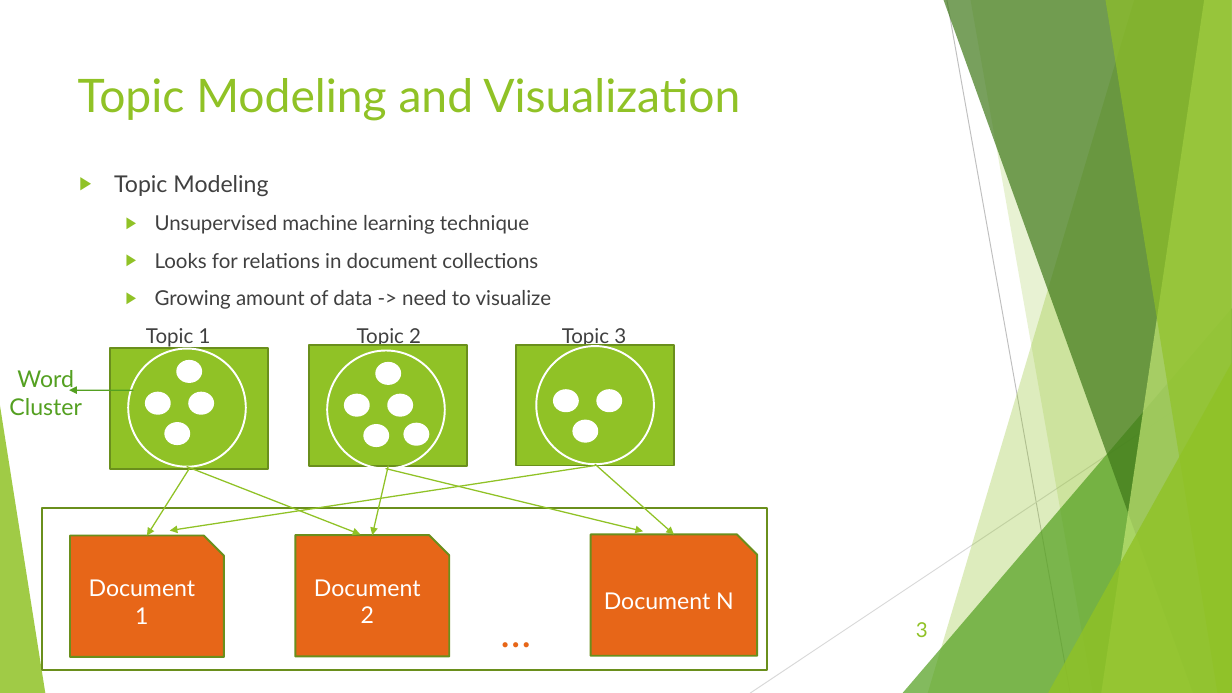
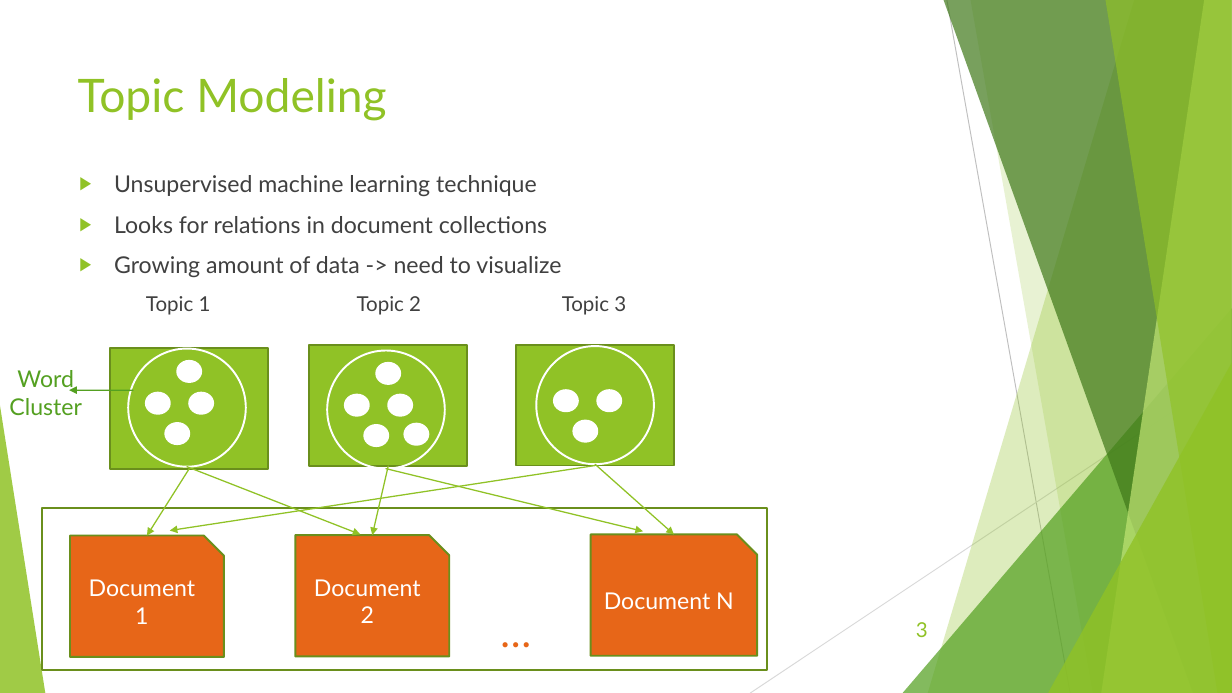
Before and after one commit to jeff2018/KnowledgeDiscoveryVisualization, a slide deck: slide 3 of Topic Model Visualization.pptx. Drawn at 1232x693 pixels with LibreOffice and Linux fonts; fonts in the diff are those of the drawing. Boxes give left, top, right and bottom in pixels: in the first picture for what was removed or moved away, otherwise in the second. Text is boxed around its words. In the diff, an @@ line names an element or a change of style, - is before the commit and + after.

```diff
--- a/Topic Model Visualization.pptx
+++ b/Topic Model Visualization.pptx
@@ title at [78,78,386,121]: text changed @@
-Topic Modeling and Visualization
+Topic Modeling
@@ text at [114,175,268,196]: paragraph removed @@
-▶ Topic Modeling
@@ text at [114,175,561,277]: size 16 to 18 pt in "Unsupervised machine learning technique", "Looks for relations in document collections", "Growing amount of data -> need to ..."; list level 2 to 1 in "Unsupervised machine learning technique"; list level 2 to 1 in "Looks for relations in document ..."; list level 2 to 1 in "Growing amount of data -> ..." @@
```
Also in this commit, not shown: 3 other slides changed.
